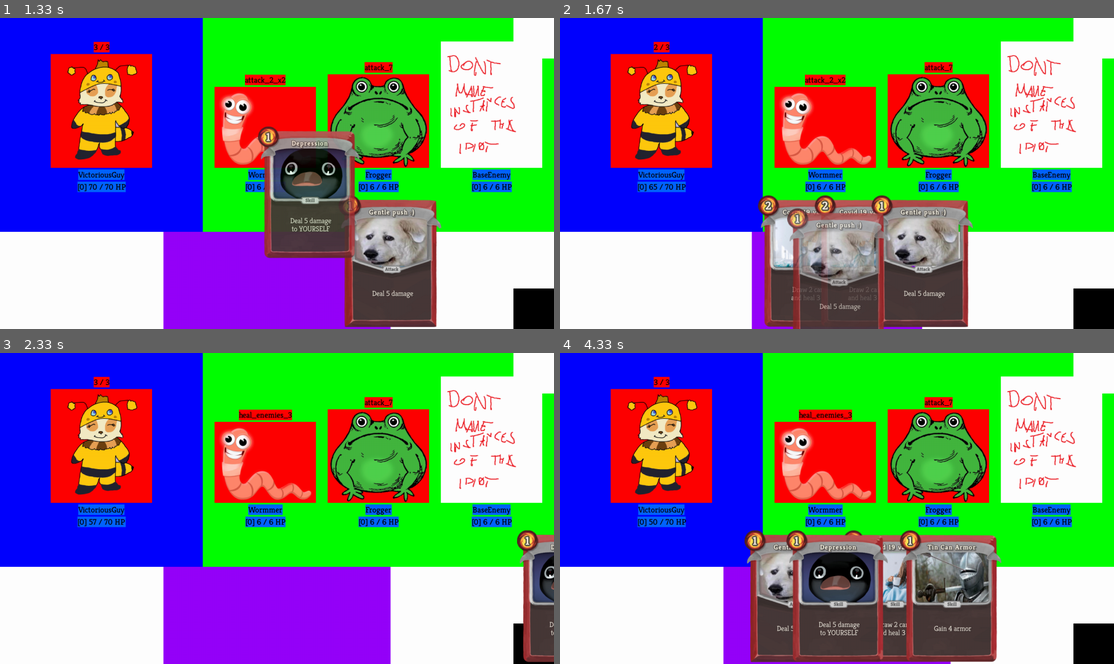
Above: before the commit, frames 1-4 (two rows, left to right).
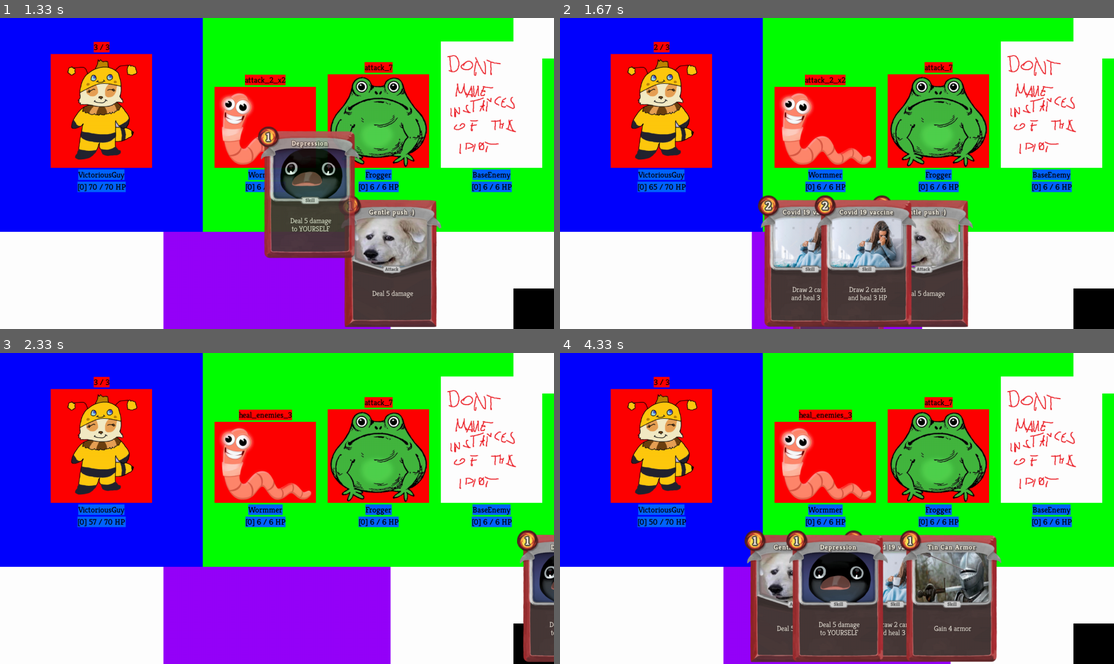
Above: after the commit, the same moments.

Repository: DawidKrolikiewicz/SlayTheSpire-WITH-PYGAME
Game: pygame game, started from CardGame/GameFolder/main.py
Same seed, same stepped clock (60 frames per second), same inputs: the game is played once before the commit and once after it.
Inputs (mouse positions are in pixels of both pictures, inside the frame that each line leads up to):
- Up to frame 1 (1.33 s): press the mouse at (22, 36) at 0.87 s; move the mouse to (83, 73) at 0.97 s; release the mouse at (144, 111) at 1.1 s; press the mouse at (454, 260) at 1.2 s; move the mouse to (310, 192) at 1.3 s
- Up to frame 2 (1.67 s): release the mouse at (720, 123) at 1.43 s; press the mouse at (853, 260) at 1.53 s; move the mouse to (837, 273) at 1.63 s
- Up to frame 3 (2.33 s): release the mouse at (265, 620) at 1.77 s; press the mouse at (293, 595) at 1.87 s; move the mouse to (337, 505) at 1.97 s; release the mouse at (382, 418) at 2.1 s; click (531, 642) at 2.22 s
- Up to frame 4 (4.33 s): press the mouse at (1036, 595) at 2.53 s; move the mouse to (903, 527) at 2.63 s; release the mouse at (764, 458) at 2.77 s; press the mouse at (1091, 371) at 2.87 s; move the mouse to (909, 452) at 2.97 s; release the mouse at (720, 533) at 3.1 s; press the mouse at (582, 371) at 3.2 s; move the mouse to (626, 440) at 3.3 s; release the mouse at (670, 511) at 3.43 s; press the mouse at (1091, 642) at 3.53 s; move the mouse to (997, 589) at 3.63 s; release the mouse at (903, 536) at 3.77 s; press the mouse at (837, 595) at 3.87 s; move the mouse to (809, 598) at 3.97 s; release the mouse at (776, 601) at 4.1 s; press the mouse at (720, 595) at 4.2 s; move the mouse to (809, 548) at 4.3 s

Frame 1 is identical in both runs. In frame 2, 5.6% of the frame differs, in the area x 41-65%, y 57-100%; in frame 3, less than 0.1%; in frame 4, less than 0.1%.

Commit message:
better highlight

Diff:
--- a/CardGame/GameFolder/playerFile.py
+++ b/CardGame/GameFolder/playerFile.py
@@ -14,6 +14,7 @@
         self.mana = 3
         self.coins = 40
         self.current_room = roomsFile.Menu(None)
+        self.highlight = None
         self.drag = None
 
         self.image_sprite = pygame.image.load("Enemies/player.png")
--- a/CardGame/GameFolder/roomsFile.py
+++ b/CardGame/GameFolder/roomsFile.py
@@ -160,15 +160,13 @@
         for enemy in self.list_of_enemies :
             enemy.update(screen)
 
-        # Update every card in hand
+        # Update every card in hand + draw non-highlighted
         self.bg_hand_rect.update(0, 528, 140 * len(player.hand) - 140, 240)
         self.bg_hand_rect.centerx = 683
         for index, card in enumerate(player.hand):
             card.update(screen, player, index, self.bg_hand_rect)
-        for card in player.hand:
-            pos = pygame.mouse.get_pos()
-            if (card.rect.collidepoint(pos) and player.drag is None) or player.drag == card:
-                card.draw(screen)
+        self._handle_highlight(player, screen)
+        print(player.highlight)
 
         if self.state == 0:
             # COMBAT START
@@ -231,6 +229,20 @@
             enemy.rect_sprite.left = x
             x = enemy.rect_sprite.right
 
+    def _handle_highlight(self, player, screen):
+        pos = pygame.mouse.get_pos()
+        if player.highlight is not None and player.highlight.rect.collidepoint(pos):
+            # Keep highlight on card as long as it's hovered
+            pass
+        else:
+            player.highlight = None
+            for card in player.hand:
+                if card.rect.collidepoint(pos):
+                    player.highlight = card
+
+        if player.highlight is not None:
+            player.highlight.draw(screen)
+
 
 # ======================================================================================================================
 
